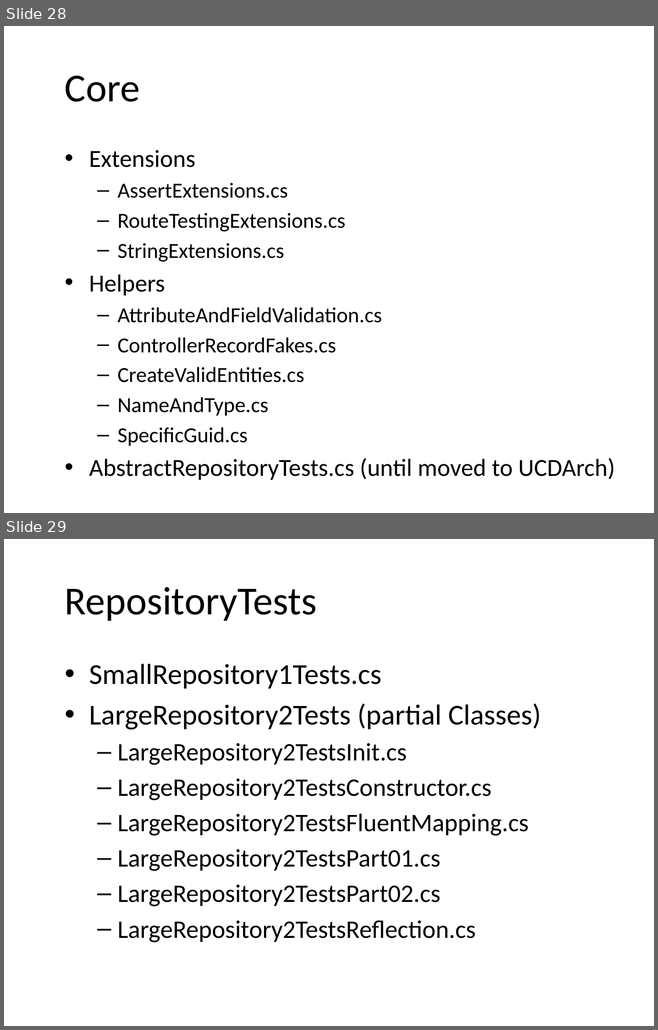
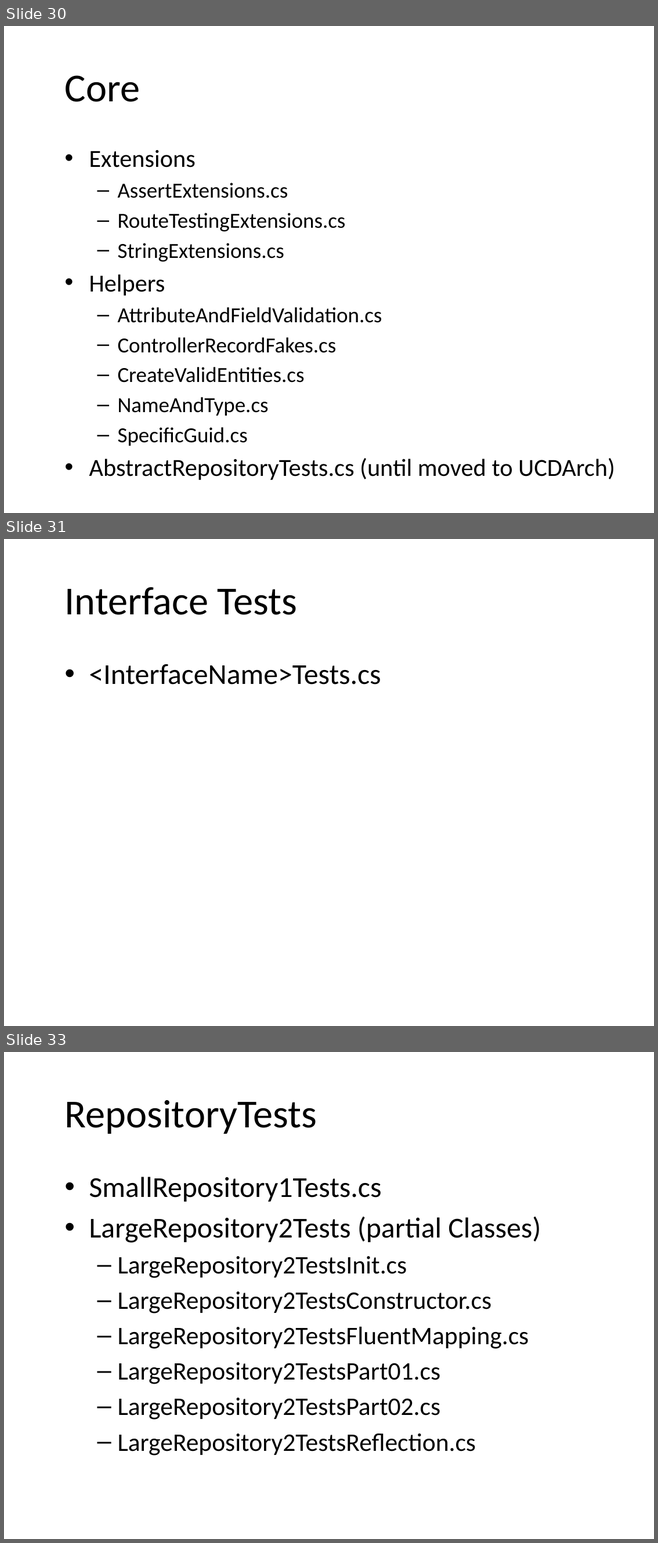
Before and after one commit to jSylvestre/ResharperTemplates, a slide deck: How To Write Unit Tests.pptx. Shown one above the other, each under a label of ours: slides 28 and 29 before the commit, slides 30, 31 and 33 after it; the slides between them are not shown. The pictures are 658x1030 and 658x1543 pixels, drawn with LibreOffice and Linux fonts; fonts in the diff are those of the drawing; background and template pictures are left out. Boxes give left, top, right and bottom in pixels: in the first picture for what was removed or moved away, otherwise in the second. Text is boxed around its words. In the diff, an @@ line names an element or a change of style, - is before the commit and + after.

```diff
--- a/How To Write Unit Tests.pptx
+++ b/How To Write Unit Tests.pptx
@@ slide 31 added at (4,539,654,1026), background picture (left out) @@
@@ title added at (65,587,297,615), 44 pt, text #000000 @@
+Interface Tests
@@ text added at (89,664,381,685), 32 pt, text #000000 @@
+• <InterfaceName>Tests.cs
@@ what was slide 28 is now slide 30 @@
@@ what was slide 29 is now slide 33 @@
```
Also in this commit, not shown: 1 slide changed, 4 other slides added.
